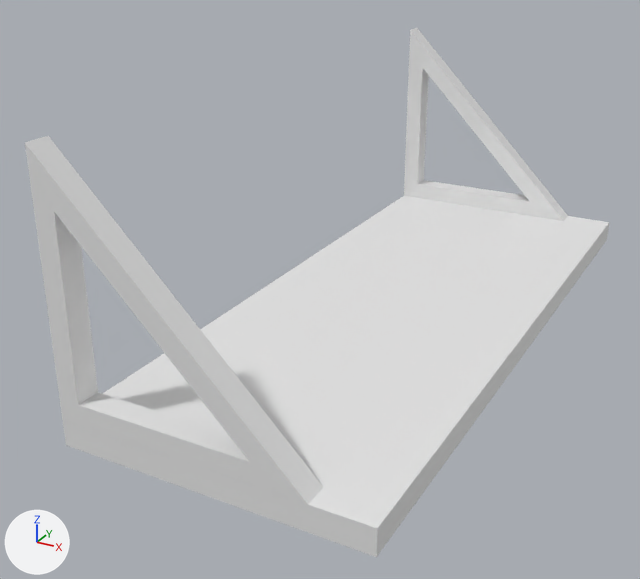
The FBX model Out of place/Assets/3D_Import/M_Shelf.fbx: old version first, new version second.
Before and after are seen from a camera (50 mm lens) standing at (0.99, -2.2, 2.05) and looking at (-1.0, 1.41, 0.25). Every picture has the same lights, and +X, +Y and +Z are marked at lower left.

The scene before the commit, as lines of its bpy script (objects in view):
```python
me_cube_004 = bpy.data.meshes.new('Cube.004')
me_cube_004.from_pydata(...)  # 32 vertices, 30 faces; spans x -1.41..0.0, y 0.0..3.53, z 0.0..1.27
ob_m_shelf = bpy.data.objects.new('M_Shelf', me_cube_004)
ob_m_shelf.location = (0.0, 0.0, 0.0)
```
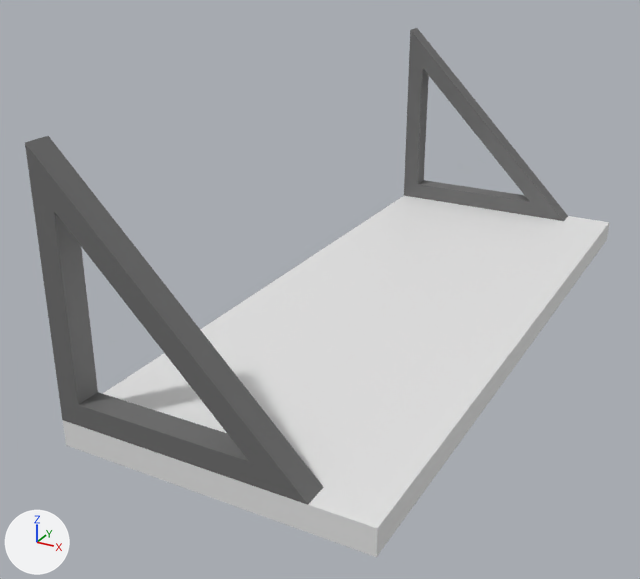
Changed parts and their boxes (x1, y1, x2, y2) in the pictures (640 x 579 px):
part 1 of me_cube_004, recoloured
    both: (25, 28, 568, 505)

What changed in the scene script:
```text
Add mat_t_shelf2:
    mat_t_shelf2 = principled_material('T_Shelf2')
    mat_t_shelf2.base_color = (0.152, 0.152, 0.152)  # dark grey #6d6d6d
Add mat_t_shelf1:
    mat_t_shelf1 = principled_material('T_Shelf1')
    mat_t_shelf1.base_color = (0.8, 0.8, 0.8)  # white #e7e7e7
Change me_cube_004:
    where me_cube_004.from_pydata(...)  # 32 vertices, 30 faces; spans x -1.41..0.0, y 0.0..3.53, z 0.0..1.27
    used by ob_m_shelf; location = (0.0, 0.0, 0.0)
    me_cube_004 part 1: all 24 faces centred in x -1.41..-0.84, y 0.0..3.52, z 0.12..0.69 switch from no material to mat_t_shelf2 (dark grey #6d6d6d)
    add me_cube_004.materials.append(mat_t_shelf1)  # white #e7e7e7
```
